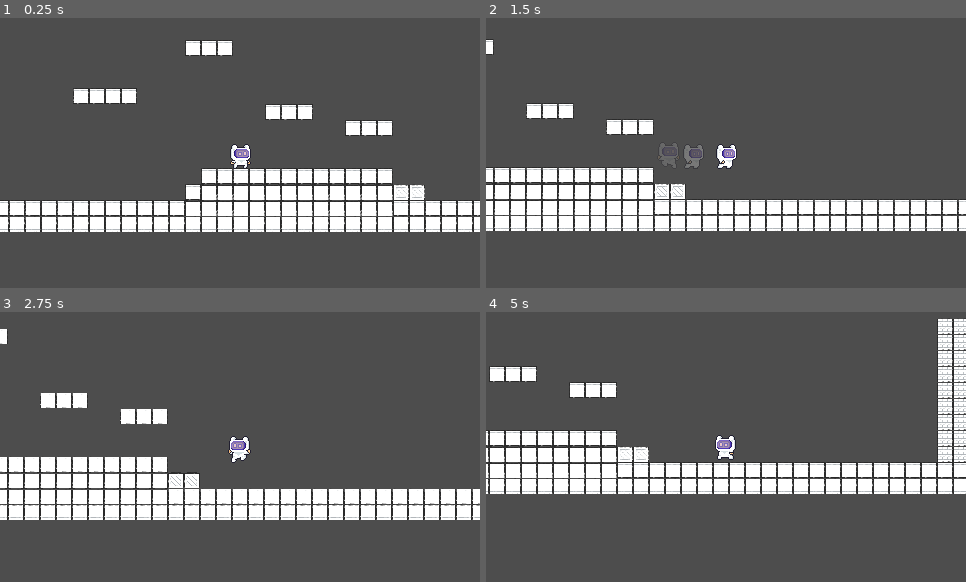
Above: before the commit, frames 1-4 (two rows, left to right).
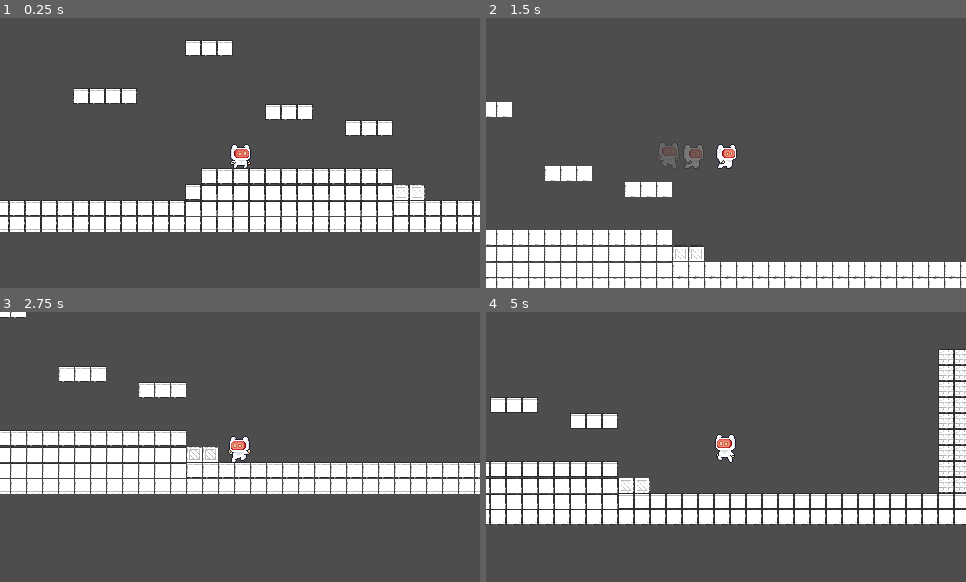
Above: after the commit, the same moments.

Repository: Naathan404/UITxVNG-Group08-NaNaNaNa
Game: Godot game, scene res://scenes/levels/level_test.tscn
Same seed, same stepped clock (60 frames per second), same inputs: the game is played once before the commit and once after it.
Inputs:
- Up to frame 1 (0.25 s): no input
- Up to frame 2 (1.5 s): hold D (right) from 0.53 s (still down); tap W (jump) at 0.6, 0.77, 1.07 s; tap Shift (dash) at 1.35 s
- Up to frame 3 (2.75 s): tap W (jump) at 1.52, 1.55, 1.82, 2.1 s; release D (right) at 2.03 s; hold A (left) from 2.03 s (still down)
- Up to frame 4 (5 s): release A (left) at 2.78 s; hold D (right) 2.78-4.28 s; tap Shift (dash) at 2.85, 4.35 s; tap W (jump) at 3.02, 3.05, 3.32, 3.6, 3.77, 4.07, 4.52, 4.55, 4.82 s; hold A (left) from 4.28 s (still down)

The runs differ from the first frame. In frame 1, less than 0.1% of the frame differs, in the area x 48-52%, y 48-52%; in frame 2, 29%, in the area x 0-100%, y 7-100%; in frame 3, 23%; in frame 4, 28%.

Commit message:
feat: coyote time, buffer jump, corner correction

Diff:
--- a/scenes/player/player.tscn
+++ b/scenes/player/player.tscn
@@ -647,13 +647,13 @@
 }]
 
 [sub_resource type="RectangleShape2D" id="RectangleShape2D_p47bc"]
-size = Vector2(12, 20)
+size = Vector2(14, 20)
 
 [node name="Player" type="CharacterBody2D" unique_id=65356844]
 script = ExtResource("1_p47bc")
 dash_force = 500.0
 dash_duration = 0.15
-mask_type = 2
+mask_type = 1
 
 [node name="Direction2D" type="Node2D" parent="." unique_id=1585420157]
 
@@ -684,3 +684,11 @@
 script = ExtResource("10_h17s1")
 
 [node name="Camera2D" type="Camera2D" parent="." unique_id=2031410575]
+
+[node name="RightRay" type="RayCast2D" parent="." unique_id=1184261151]
+position = Vector2(5, 0)
+target_position = Vector2(0, -12)
+
+[node name="LeftRay" type="RayCast2D" parent="." unique_id=990434894]
+position = Vector2(-5, 0)
+target_position = Vector2(0, -12)
--- a/scripts/player/base_character.gd
+++ b/scripts/player/base_character.gd
@@ -15,6 +15,17 @@
 @export var dash_duration: float = 0.2
 var ignore_gravity: bool = false
 var can_dash: bool = true
+
+### Buffer jump & Coyote time
+@export var coyote_time: float = 0.2
+@export var jump_buffer_time: float = 0.2
+var coyote_timer: float = 0.0
+var jump_buffer_timer: float = 0.0
+
+### Ray cast
+@onready var left_raycast: RayCast2D = $LeftRay
+@onready var right_raycast: RayCast2D = $RightRay
+@export var corner_correction_speed: float = 6.0	# tốc độ đẩy ra khi trúng góc
 
 ### Mask
 enum MaskType { NONE, RED, BLUE }
@@ -35,6 +46,18 @@
 	# Animation
 	_check_changed_animation()
 
+	# Check coyote time
+	if is_on_floor():
+		coyote_timer = coyote_time
+	else:
+		coyote_timer -= delta
+
+	#Check buffer jump
+	if Input.is_action_just_pressed("jump"):
+		jump_buffer_timer = jump_buffer_time
+	else:
+		jump_buffer_timer -= delta
+
 	if fsm != null:
 		fsm._update(delta)
 	# Movement
@@ -51,6 +74,10 @@
 	### nếu đang đứng trên đất thì có thể dash
 	if is_on_floor():
 		can_dash = true
+
+	# thực hiện chỉnh góc khi người chơi ở trên không
+	if velocity.y < 0:
+		_apply_corner_correction()
 
 	# di chuyển
 	move_and_slide()
@@ -121,6 +148,14 @@
 		if direction == 1:
 			$Direction2D.scale.x = 1
 
+# Hàm dùng để check góc và hiệu chỉnh góc va chạm phía trên
+func _apply_corner_correction() -> void:
+	if left_raycast.is_colliding() and not right_raycast.is_colliding():
+		position.x += corner_correction_speed
+	if right_raycast.is_colliding() and not left_raycast.is_colliding():
+		position.x -= corner_correction_speed
+	pass
+
 # On changed direction
 func _on_changed_direction() -> void:
 	pass
--- a/scripts/player/fsm/fall.gd
+++ b/scripts/player/fsm/fall.gd
@@ -10,6 +10,7 @@
 
 func _update(_delta: float) -> void:
 	if control_dash(): return
+	if control_jump(): return
 	var dir: float = Input.get_action_strength("right") - Input.get_action_strength("left")
 	obj.velocity.x = obj.movement_speed * dir
 	if abs(dir) > 0.1:
--- a/scripts/player/fsm/player_state.gd
+++ b/scripts/player/fsm/player_state.gd
@@ -29,8 +29,10 @@
 #Control jumping
 #Return true if jumping
 func control_jump() -> bool:
-	if Input.is_action_just_pressed("jump"):
+	if obj.jump_buffer_timer > 0.0 and obj.coyote_timer > 0.0:
 		obj.jump()
+		obj.jump_buffer_timer = 0.0
+		obj.coyote_timer = 0.0
 		change_state(fsm.states.jump)
 		return true
 	return false
